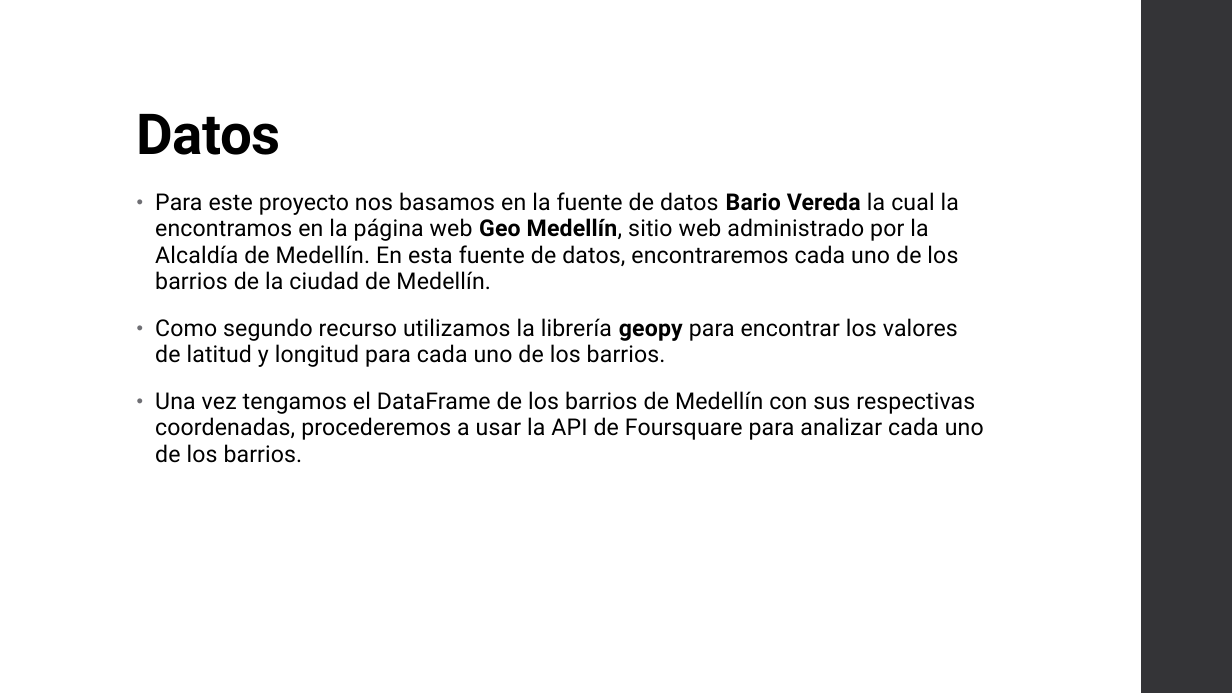
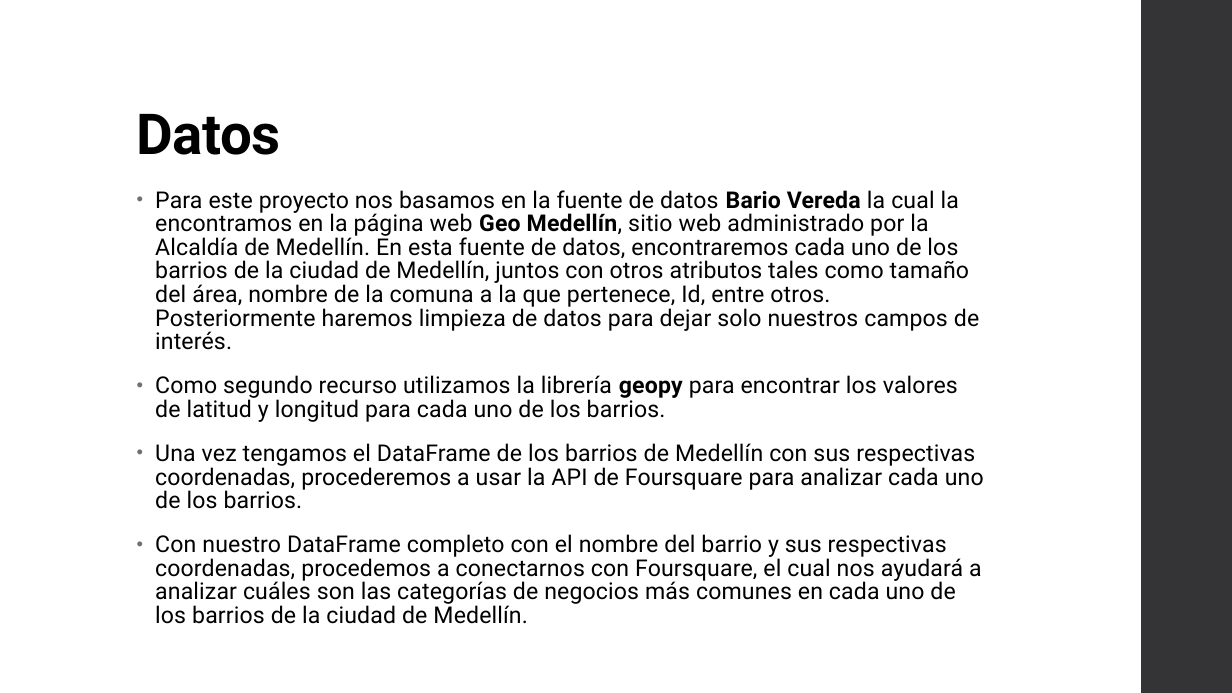
Before and after one commit to Sergioc2020/Coursera_Capstone, a slide deck: slide 5 of Proyecto Capstone - La Batalla de los Vecindarios.pptx. Drawn at 1232x693 pixels with LibreOffice and Linux fonts; fonts in the diff are those of the drawing. Boxes give left, top, right and bottom in pixels: in the first picture for what was removed or moved away, otherwise in the second. Text is boxed around its words. In the diff, an @@ line names an element or a change of style, - is before the commit and + after.

```diff
--- a/Proyecto Capstone - La Batalla de los Vecindarios.pptx
+++ b/Proyecto Capstone - La Batalla de los Vecindarios.pptx
@@ text at [155,190,979,350]: text changed @@
-• Para este proyecto nos basamos en la fuente de datos Bario Vereda la cual la encontramos en la página web Geo Medellín, sitio web administrado por la Alcaldía de Medellín. En esta fuente de datos, encontraremos cada uno de los barrios de la ciudad de Medellín.
+• Para este proyecto nos basamos en la fuente de datos Bario Vereda la cual la encontramos en la página web Geo Medellín, sitio web administrado por la Alcaldía de Medellín. En esta fuente de datos, encontraremos cada uno de los barrios de la ciudad de Medellín, juntos con otros atributos tales como tamaño del área, nombre de la comuna a la que pertenece, Id, entre otros. Posteriormente haremos limpieza de datos para dejar solo nuestros campos de interés.
@@ text at [155,375,984,509]: line spacing 0.95 to 0.85 @@
@@ text at [155,534,982,624]: paragraph added @@
+• Con nuestro DataFrame completo con el nombre del barrio y sus respectivas coordenadas, procedemos a conectarnos con Foursquare, el cual nos ayudará a analizar cuáles son las categorías de negocios más comunes en cada uno de los barrios de la ciudad de Medellín.
```
Also in this commit, not shown: 8 other slides changed.
